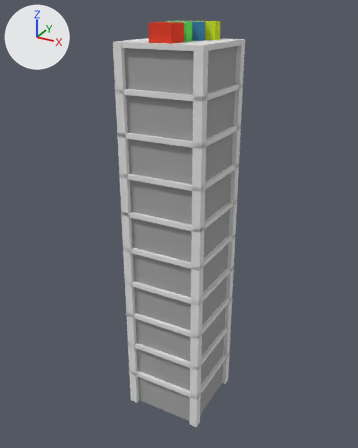
One commit to the Blender file res/building.blend: the scene before it, then after it.
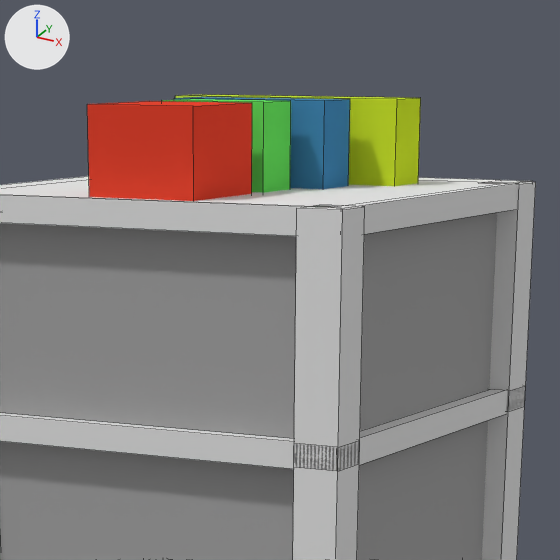
Each version appears first whole from a 50 mm lens placed at (5.18, -9.52, 9.79), pointed at (-0.09, 0.07, 4.99), and next in a close-up on the part from 36% to 70% of the width and 0% to 27% of the height. Lighting does not change. The marker at upper left points along +X, +Y and +Z. The close-ups show mesh edges as thin lines.

The older version as bpy lines, for what is in view:
```python
me_cube_001 = bpy.data.meshes.new('Cube.001')
me_cube_001.from_pydata(...)  # 552 vertices, 444 faces; spans x -1.0..1.0, y -1.0..1.0, z -1.0..8.5
# faces by material slot: [380, 40, 9, 5, 5, 5]
me_cube_001.materials.append(mat_material_001)  # white #e7e7e7
me_cube_001.materials.append(mat_material_002)  # grey #a7a7a7
me_cube_001.materials.append(mat_material_003)  # red #e74530
me_cube_001.materials.append(mat_material_004)  # green #69e75f
me_cube_001.materials.append(mat_material_005)  # blue #4487b8
me_cube_001.materials.append(mat_material_006)  # green #cde72e
ob_cube = bpy.data.objects.new('Cube', me_cube_001)
ob_cube.location = (0.0, 0.0, 1.0)
ob_cube.rotation_euler = (0.0, 0.0, 1.571)  # degrees (0, 0, 90)
```
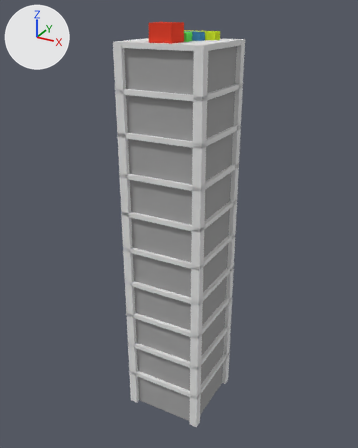
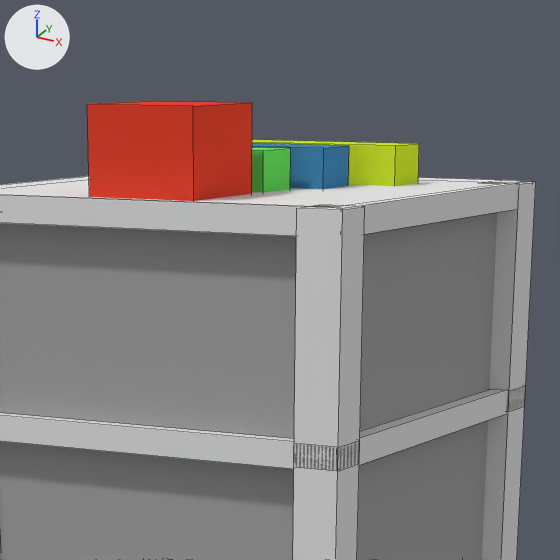
What changed in the scene script:
```text
Change me_cube_001:
    where me_cube_001.from_pydata(...)  # 552 vertices, 444 faces; spans x -1.0..1.0, y -1.0..1.0, z -1.0..8.5
    used by ob_cube; location = (0.0, 0.0, 1.0); rotation_euler = (0.0, 0.0, 1.571), in degrees (0, 0, 90)
    me_cube_001 part 1: all 12 vertices in x -0.25..0.67, y -0.56..0.56, z 8.5 are moved by (0.0, 0.0, -0.19)
```

Pixel boxes (x1, y1, x2, y2) of what changed, in the close-ups (560 x 560 px; the box of a moved part takes in the faces that stretch with it):
'Cube', reshaped
    before: (0, 95, 536, 560)
    after: (0, 101, 536, 560)
part 1 of me_cube_001, moved or reshaped
    before: (162, 95, 421, 193)
    after: (252, 140, 419, 193)
